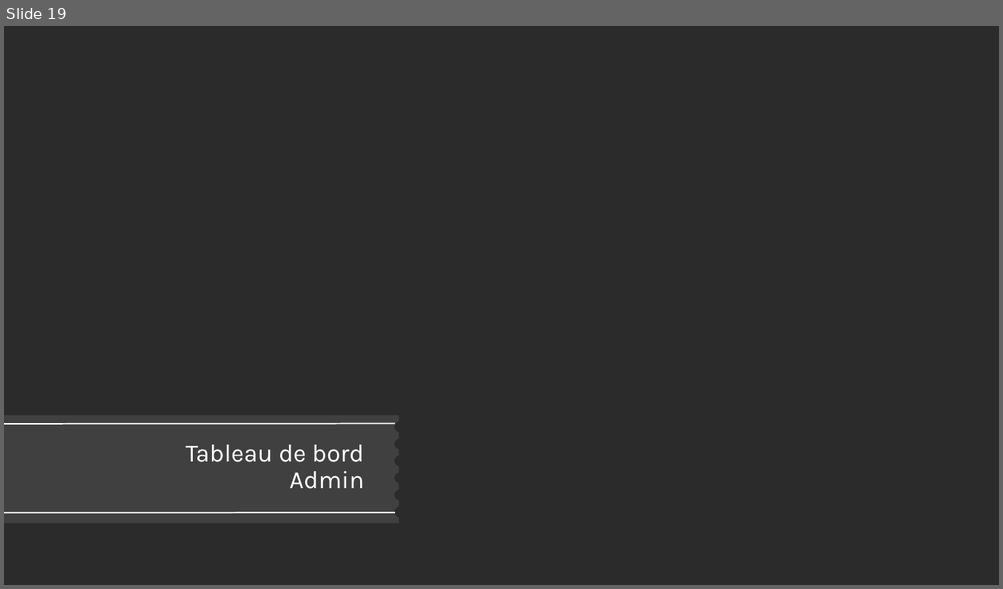
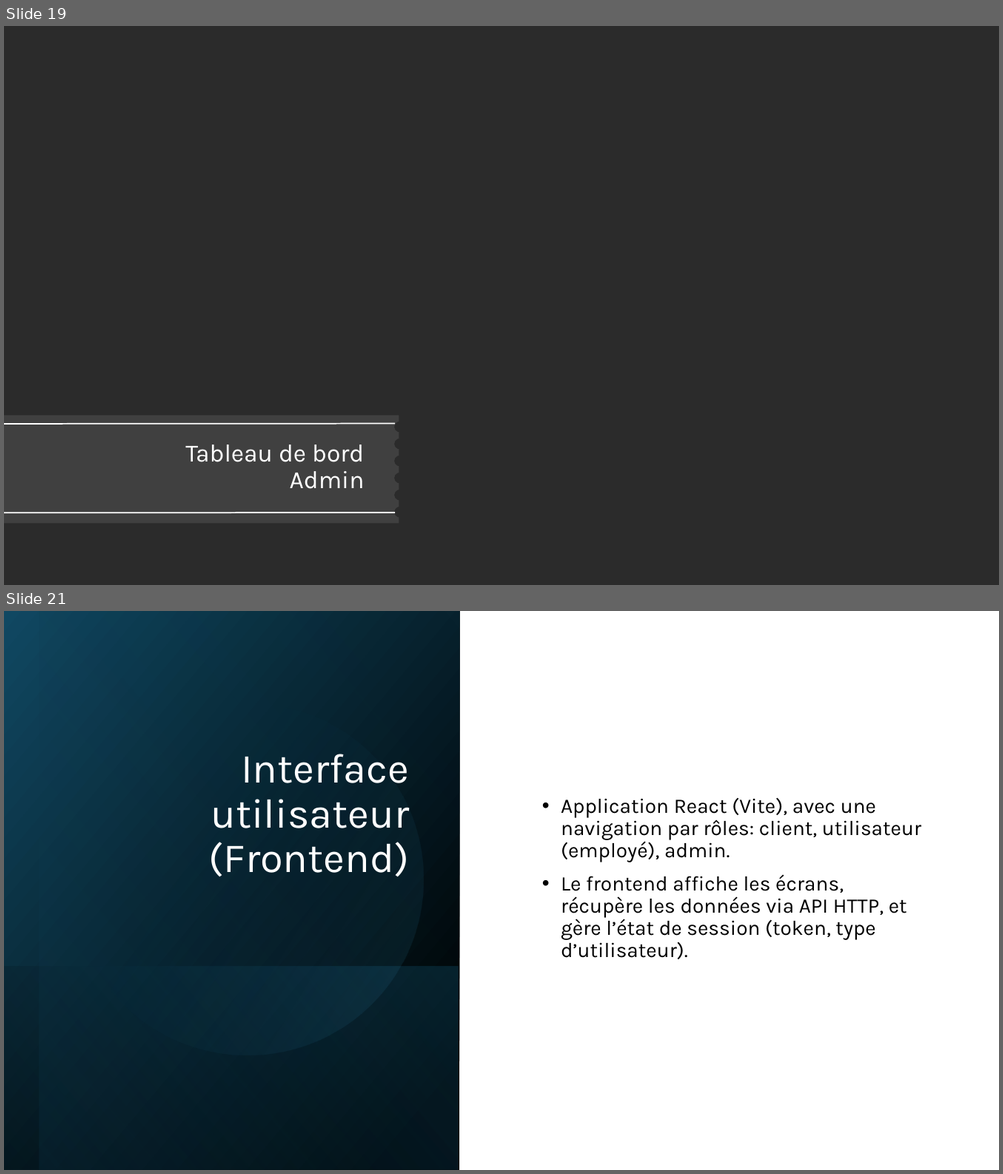
Before and after one commit to xpelletier07/Projet_Site_Immigration, a slide deck: Mandats/Mandat_3/Présentation.pptx. Shown one above the other, each under a label of ours: slide 19 before the commit, slides 19 and 21 after it; the slides between them are not shown. The pictures are 1003x589 and 1003x1174 pixels, drawn with LibreOffice and Linux fonts; fonts in the diff are those of the drawing; background and template pictures are left out; a plain dark background stands for a picture behind light text. Boxes give left, top, right and bottom in pixels: in the first picture for what was removed or moved away, otherwise in the second. Text is boxed around its words. In the diff, an @@ line names an element or a change of style, - is before the commit and + after.

```diff
--- a/Mandats/Mandat_3/Présentation.pptx
+++ b/Mandats/Mandat_3/Présentation.pptx
@@ slide 21 added at box(4, 611, 999, 1170), background #FFFFFF @@
@@ rectangle added at box(4, 611, 459, 1170), fill gradient #000000 to #104862 @@
@@ rectangle added at box(40, 611, 460, 1170), fill gradient #000000 to #156082 @@
@@ ellipse added at box(40, 671, 455, 1087), fill gradient #156082 to #46B1E1 @@
@@ title added at box(209, 754, 409, 877), 40 pt, text #FFFFFF @@
+Interface utilisateur (Frontend)
@@ text added at box(560, 797, 921, 960), 20 pt, text #000000 @@
+• Application React (Vite), avec une navigation par rôles: client, utilisateur (employé), admin.
+• Le frontend affiche les écrans, récupère les données via API HTTP, et gère l’état de session (token, type d’utilisateur).
@@ rectangle added at box(4, 966, 458, 1170), fill gradient #156082 to #000000 @@
```
Also in this commit, not shown: 3 slides changed, 15 other slides added.
